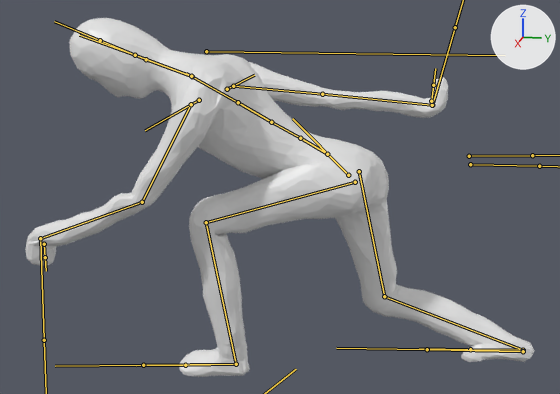
The FBX model Assets/Characters/Prefabs/Mayan/Mayan.fbx, before and after one commit.
One viewpoint serves both versions: a camera (50 mm lens) standing at (2.124, 0.272, 1.042) and looking at (-0.008, -0.154, 0.51). The lights are fixed; the arrows at upper right show +X, +Y and +Z. Both versions are drawn at frame 38 of the action 'MayanArm|OverheadSlam'; the numbers are the values there. The bones that bend it are drawn over the model as lines.

Objects in the first picture: 'Mayan'.
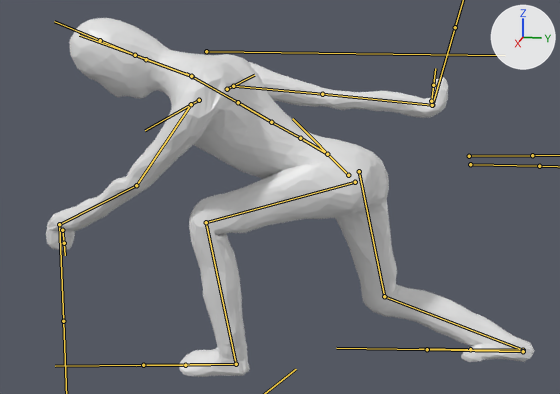
The edits, one by one:
Bone 'UpperArm.r.001' (bone_upperarm_r_001) turns from (-83, 0, 64) to (-99, 7, 54) degrees about its own x, y and z.
Bone 'UpperArm.r.003' (bone_upperarm_r_003) turns from (2, 1, -35) to (1, 0, -19) degrees about its own x, y and z.
Bone 'Hand.l' (bone_hand_l) turns from (-42, 63, 20) to (-31, 61, 26) degrees about its own x, y and z.

Where the change shows, as pixel boxes (x1, y1, x2, y2) in the pictures (560 x 394 px):
'Mayan', posed
    before: (25, 18, 535, 377)
    after: (46, 18, 535, 377)
bone 'UpperArm.r.001', root to tip
    before: (191, 104) to (142, 202)
    after: (191, 104) to (136, 185)
bone 'UpperArm.r.003', root to tip
    before: (142, 202) to (40, 238)
    after: (136, 185) to (59, 224)
bone 'Hand.l', root to tip
    before: (40, 238) to (40, 244)
    after: (59, 224) to (59, 230)
